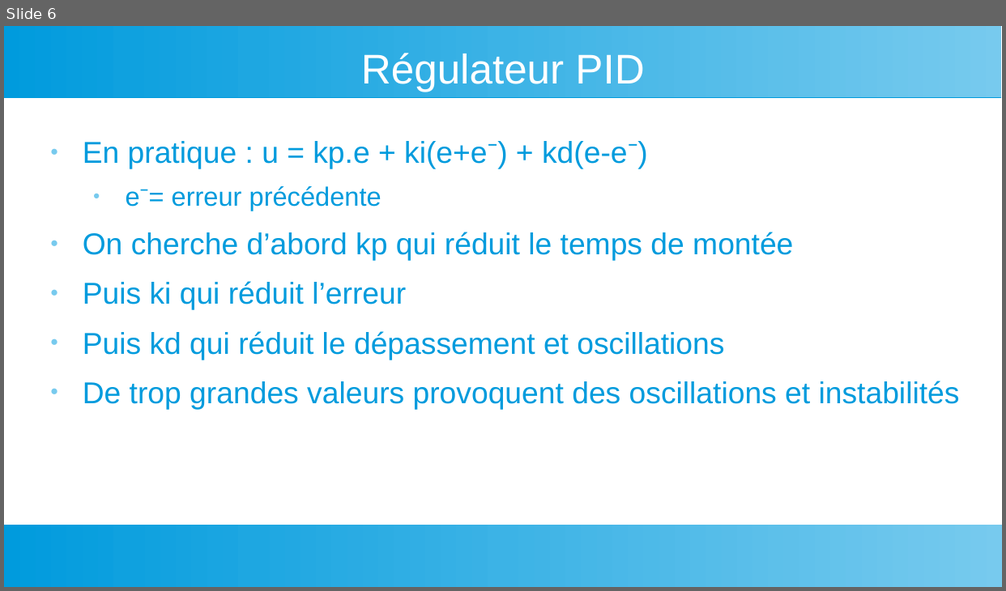
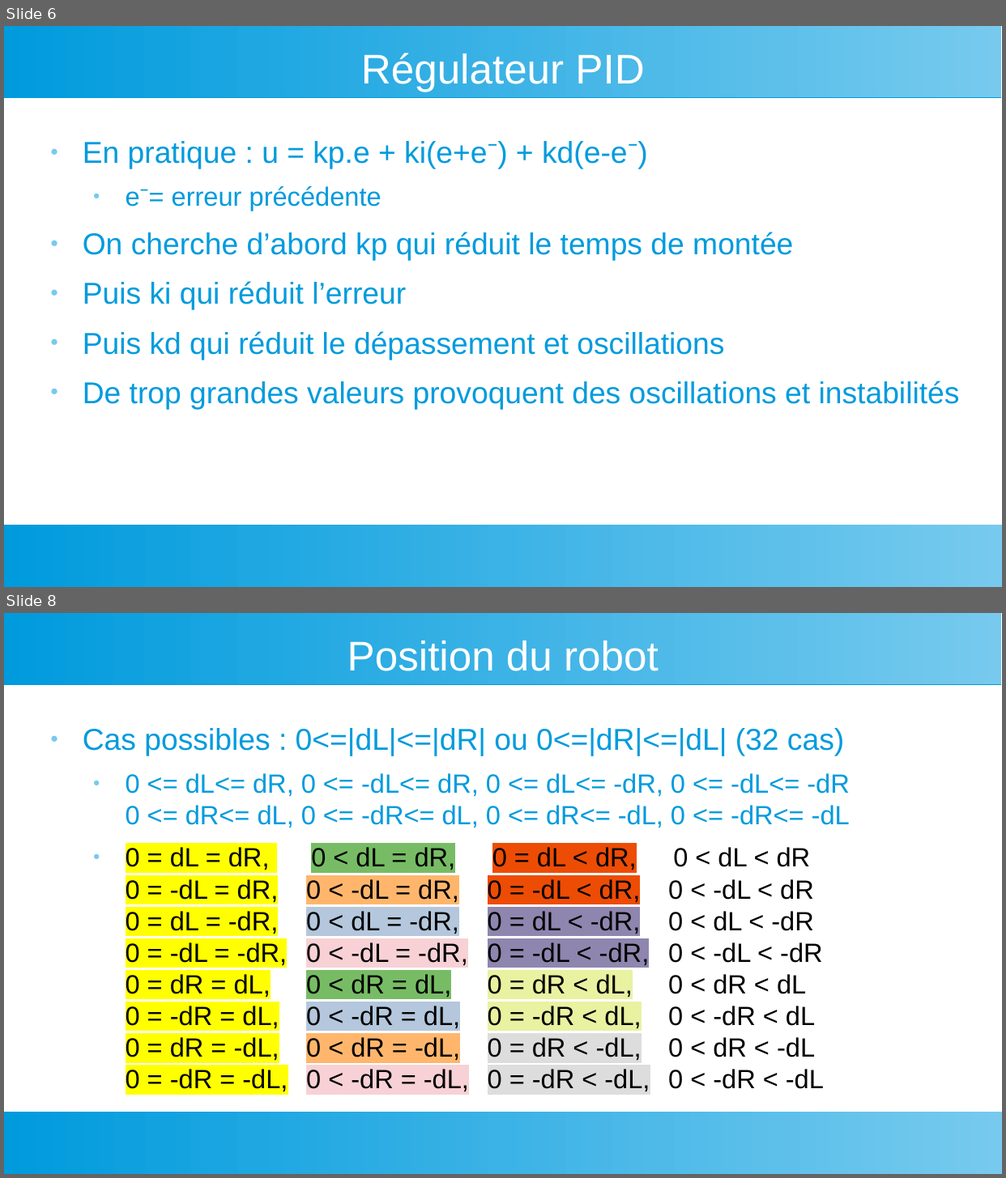
Before and after one commit to LaFabrickMassy/Projet-Fablab, a slide deck: Robotique/Micromouse/Documents/Micromouse -3-Controle.odp. Shown one above the other, each under a label of ours: slide 6 before the commit, slides 6 and 8 after it; the slides between them are not shown. The pictures are 1006x591 and 1006x1178 pixels, drawn with LibreOffice and Linux fonts; fonts in the diff are those of the drawing. Boxes give left, top, right and bottom in pixels: in the first picture for what was removed or moved away, otherwise in the second. Text is boxed around its words. In the diff, an @@ line names an element or a change of style, - is before the commit and + after.

```diff
--- a/Robotique/Micromouse/Documents/Micromouse -3-Controle.odp
+++ b/Robotique/Micromouse/Documents/Micromouse -3-Controle.odp
@@ slide 8 added at (4, 613, 1002, 1174), background #FFFFFF; not listed: 2 template elements that a slide beside it also shows @@
@@ title added at (347, 641, 658, 671), 33 pt, text #FFFFFF @@
+Position du robot
@@ text added at (83, 728, 850, 1093), 21 pt, text #000000 @@
+● Cas possibles : 0<=|dL|<=|dR| ou 0<=|dR|<=|dL| (32 cas)
+  ● 0 <= dL<= dR, 0 <= -dL<= dR, 0 <= dL<= -dR, 0 <= -dL<= -dR
+  0 <= dR<= dL, 0 <= -dR<= dL, 0 <= dR<= -dL, 0 <= -dR<= -dL
+  ● 0 = dL = dR, 0 < dL = dR, 0 = dL < dR, 0 < dL < dR
+  0 = -dL = dR, 0 < -dL = dR, 0 = -dL < dR, 0 < -dL < dR
+  0 = dL = -dR, 0 < dL = -dR, 0 = dL < -dR, 0 < dL < -dR
+  0 = -dL = -dR, 0 < -dL = -dR, 0 = -dL < -dR, 0 < -dL < -dR
+  0 = dR = dL, 0 < dR = dL, 0 = dR < dL, 0 < dR < dL
+  0 = -dR = dL, 0 < -dR = dL, 0 = -dR < dL, 0 < -dR < dL
+  0 = dR = -dL, 0 < dR = -dL, 0 = dR < -dL, 0 < dR < -dL
+  0 = -dR = -dL, 0 < -dR = -dL, 0 = -dR < -dL, 0 < -dR < -dL
```
Also in this commit, not shown: 2 other slides added.
